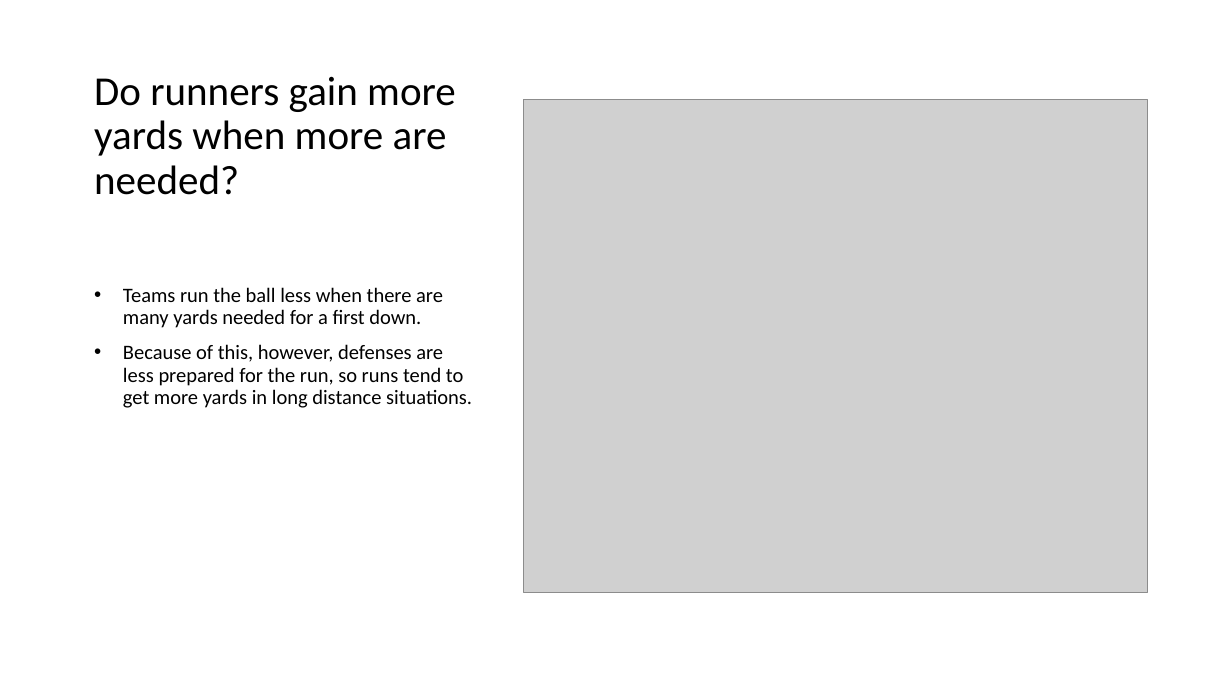
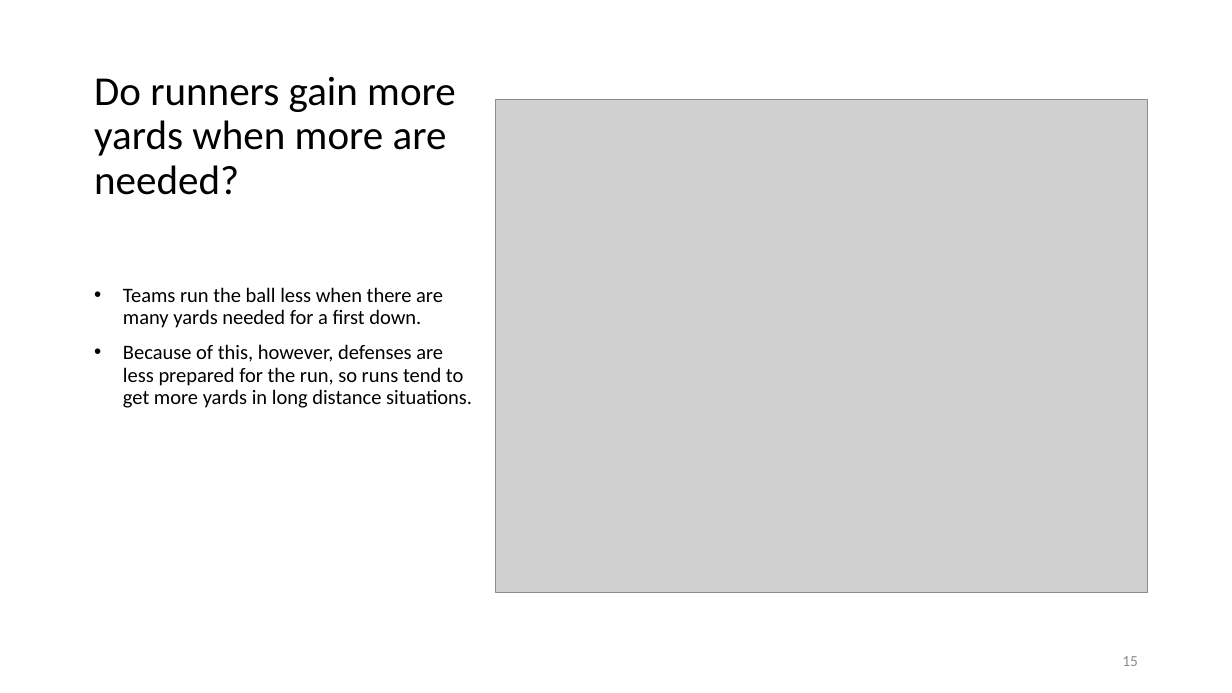
Before and after one commit to ted091020/Capstone-Project, a slide deck: slide 15 of EDA.pptx (slide 16 before the commit). Drawn at 1232x693 pixels with LibreOffice and Linux fonts; fonts in the diff are those of the drawing; grey boxes stand for pictures. Boxes give left, top, right and bottom in pixels: in the first picture for what was removed or moved away, otherwise in the second. Text is boxed around its words. In the diff, an @@ line names an element or a change of style, - is before the commit and + after.

```diff
--- a/EDA.pptx
+++ b/EDA.pptx
@@ picture: place and size @@
-picture at <box>524,100,1148,592</box>
+picture at <box>495,100,1148,592</box>
@@ page number added at <box>1122,656,1138,666</box>, 12 pt, text #8C8C8C @@
+15
```
Also in this commit, not shown: 14 other slides changed, 3 slides added, 4 slides removed.
